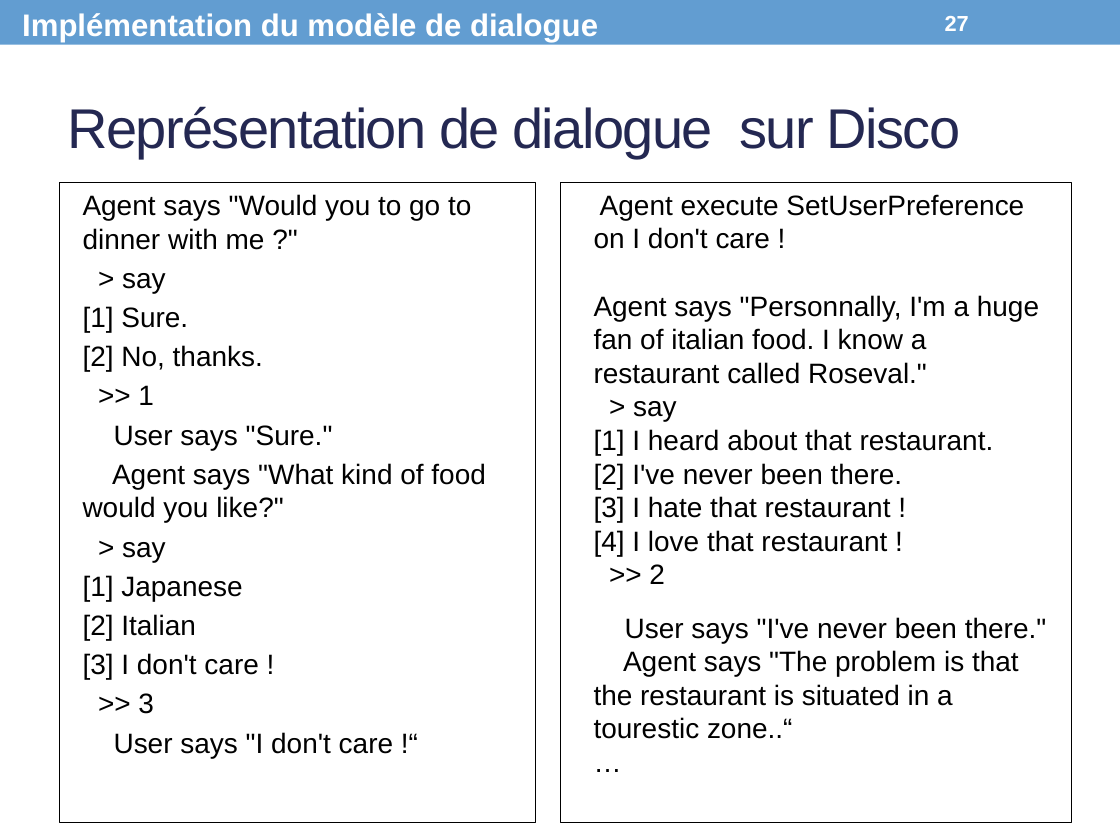
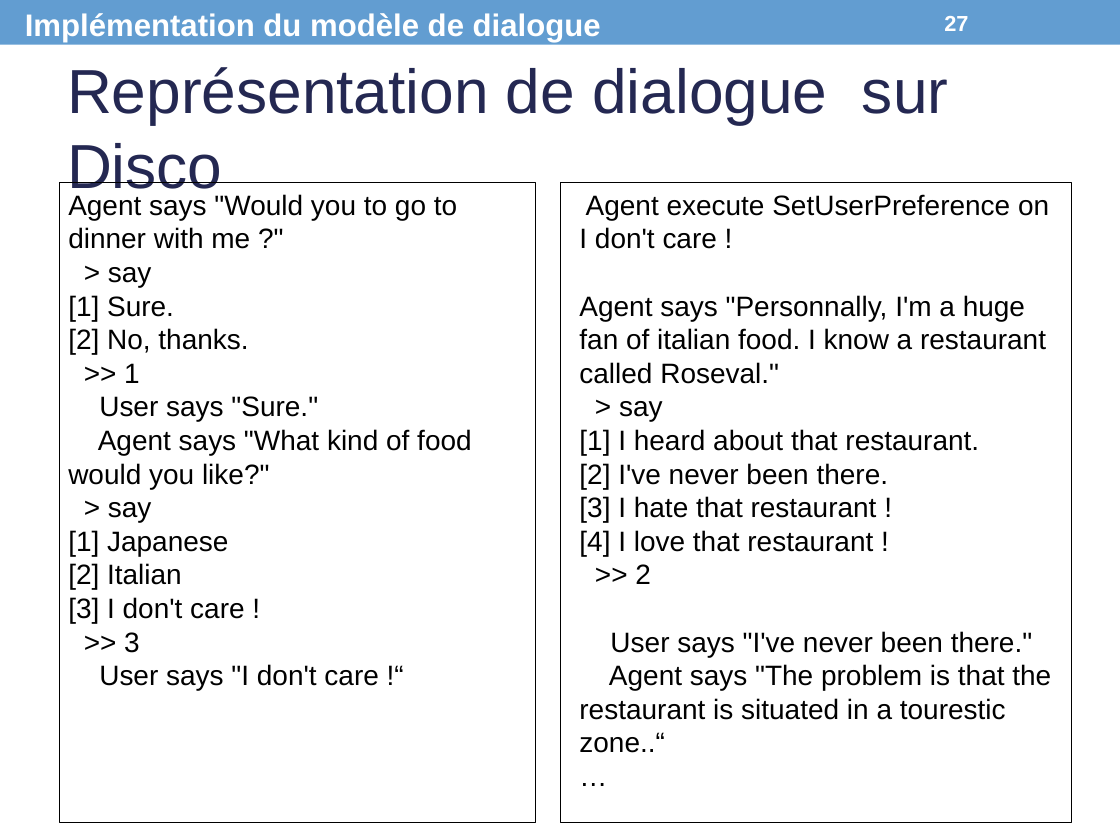
Before and after one commit to Olydia/Discolog, a slide deck: slide 27 of papers/Presentations/CPU_Presentation.pptx. Drawn at 1120x840 pixels with LibreOffice and Linux fonts; fonts in the diff are those of the drawing. Boxes give left, top, right and bottom in pixels: in the first picture for what was removed or moved away, otherwise in the second. Text is boxed around its words. In the diff, an @@ line names an element or a change of style, - is before the commit and + after.

```diff
--- a/papers/Presentations/CPU_Presentation.pptx
+++ b/papers/Presentations/CPU_Presentation.pptx
@@ text "Représentation de dialogue sur Disco" at box(67, 67, 948, 199): size 36 to 40 pt, letter spacing -1 to 0 pt @@
@@ text "Agent says "Would you to ..." at box(68, 194, 471, 690): indent changed; less space between paragraphs @@
@@ rectangle at box(59, 181, 535, 821): outline #000000 0.25 pt to #000000 0.26 pt @@
@@ rectangle at box(560, 181, 1072, 821): outline #000000 0.25 pt to #000000 0.26 pt @@
@@ text "Agent execute SetUserPreference on I ..." at box(579, 194, 1051, 753): indent changed @@
```
Also in this commit, not shown: 28 other slides changed, 4 other files.
